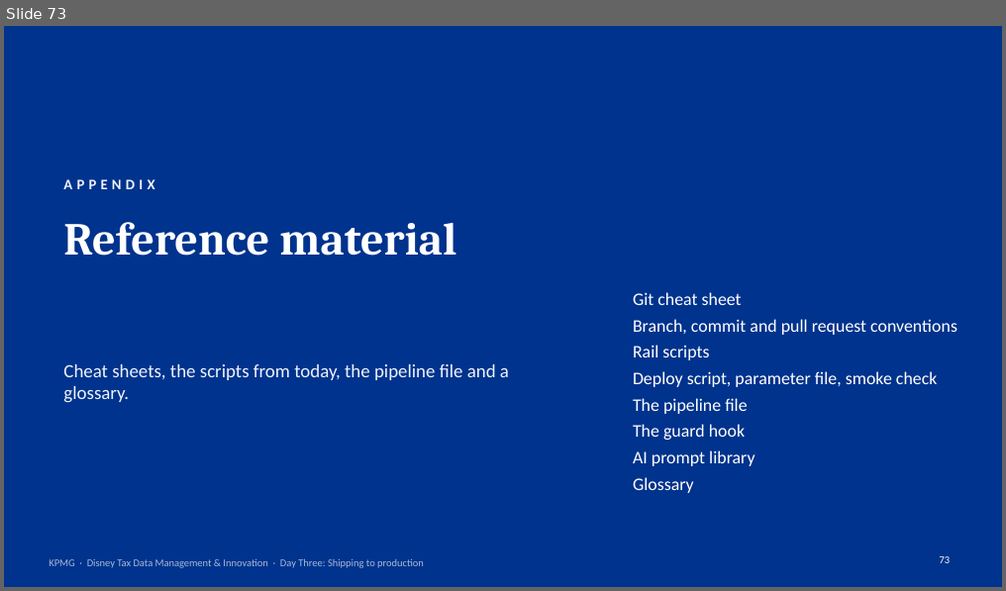
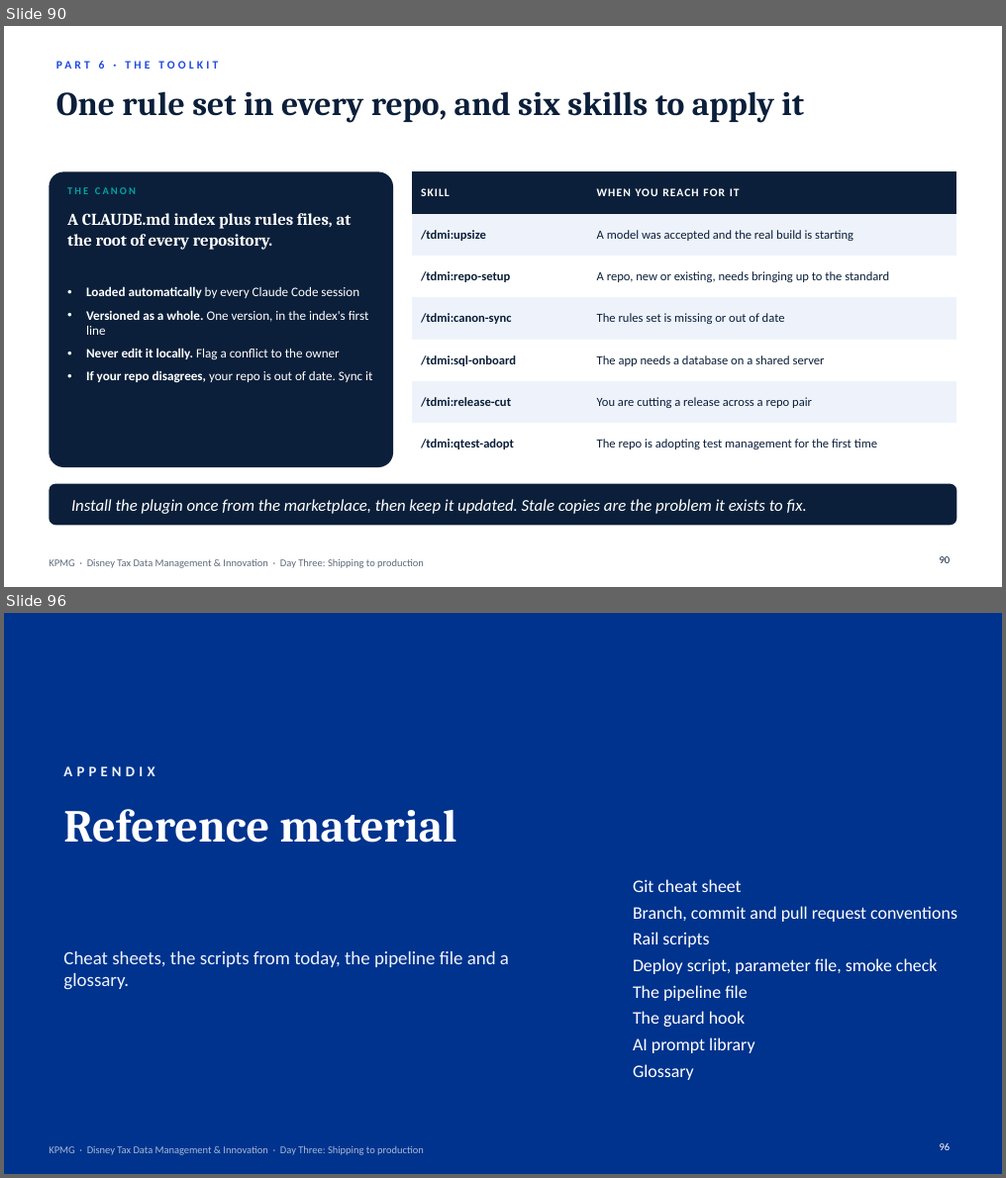
Before and after one commit to jveingrad/default, a slide deck: Disney Fabric Training and Enablement - Day Three Shipping to Production.pptx. Shown one above the other, each under a label of ours: slide 73 before the commit, slides 90 and 96 after it; the slides between them are not shown. The pictures are 1006x591 and 1006x1178 pixels, drawn with LibreOffice and Linux fonts; fonts in the diff are those of the drawing. Boxes give left, top, right and bottom in pixels: in the first picture for what was removed or moved away, otherwise in the second. Text is boxed around its words. In the diff, an @@ line names an element or a change of style, - is before the commit and + after.

```diff
--- a/Disney Fabric Training and Enablement - Day Three Shipping to Production.pptx
+++ b/Disney Fabric Training and Enablement - Day Three Shipping to Production.pptx
@@ slide 90 added at bbox=[4, 26, 1002, 587], background #FFFFFF @@
@@ text added at bbox=[99, 61, 105, 69], 11 pt, text #1E49E2, bold @@
+PART 6 · THE TOOLKIT
@@ title added at bbox=[56, 91, 804, 123], 32 pt, text #0B1F3A, bold @@
+One rule set in every repo, and six skills to apply it
@@ rounded rectangle added at bbox=[49, 172, 393, 468], fill #0B1F3A @@
@@ table added at bbox=[412, 172, 957, 466], 7 rows, 2 columns @@
+SKILL | WHEN YOU REACH FOR IT
+/tdmi:upsize | A model was accepted and the real build is starting
+/tdmi:repo-setup | A repo, new or existing, needs bringing up to the standard
+/tdmi:canon-sync | The rules set is missing or out of date
+/tdmi:sql-onboard | The app needs a database on a shared server
+/tdmi:release-cut | You are cutting a release across a repo pair
+/tdmi:qtest-adopt | The repo is adopting test management for the first time
@@ text added at bbox=[67, 187, 136, 194], 10 pt, text #00A3A1, bold @@
+THE CANON
@@ text added at bbox=[67, 213, 351, 250], 16 pt, text #FFFFFF, bold @@
+A CLAUDE.md index plus rules files, at the root of every repository.
@@ text added at bbox=[86, 286, 372, 383], 12.5 pt, text #FFFFFF @@
+• Loaded automatically by every Claude Code session
+• Versioned as a whole. One version, in the index's first line
+• Never edit it locally. Flag a conflict to the owner
+• If your repo disagrees, your repo is out of date. Sync it
@@ rounded rectangle added at bbox=[49, 484, 957, 525], fill #0B1F3A @@
@@ text added at bbox=[71, 499, 807, 514], 16 pt, text #FFFFFF, italic @@
+Install the plugin once from the marketplace, then keep it updated. Stale copies are the problem it exists to fix.
@@ text added at bbox=[49, 559, 424, 569], 10 pt, text #0B1F3A at 65% opacity @@
+KPMG · Disney Tax Data Management & Innovation · Day Three: Shipping to production
@@ page number added at bbox=[940, 557, 950, 564], 10 pt, text #0B1F3A @@
+90
@@ what was slide 73 is now slide 96 @@
@@ page number at bbox=[940, 1144, 950, 1151]: text changed @@
-73
+96
```
Also in this commit, not shown: 3 slides changed, 23 other slides added, 1 slide removed.
